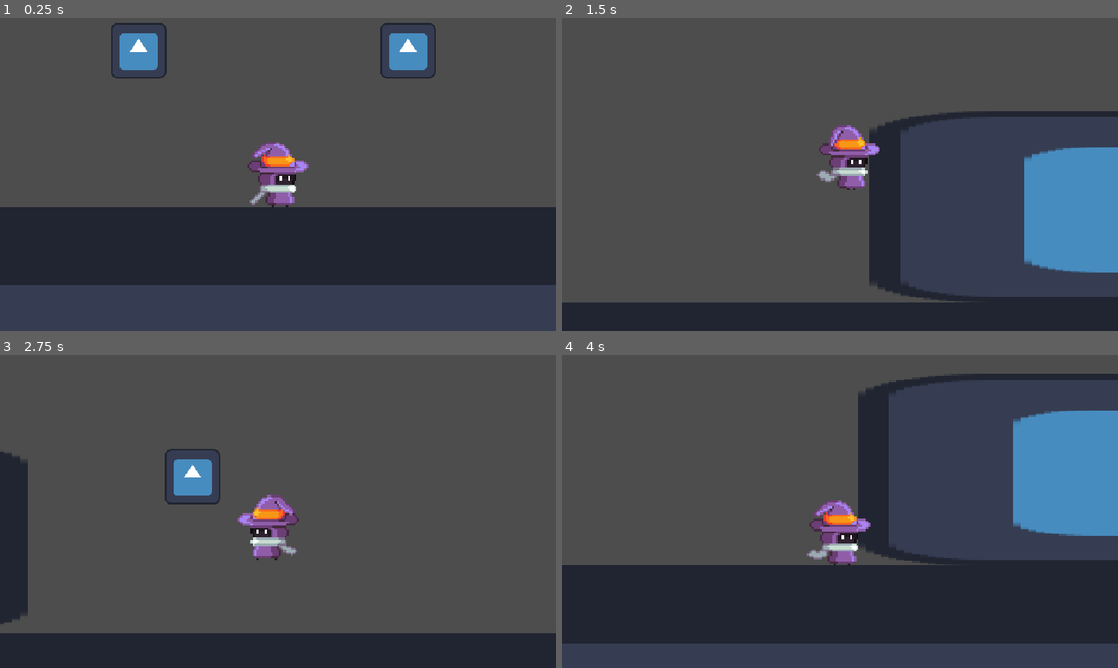
Above: before the commit, frames 1-4 (two rows, left to right).
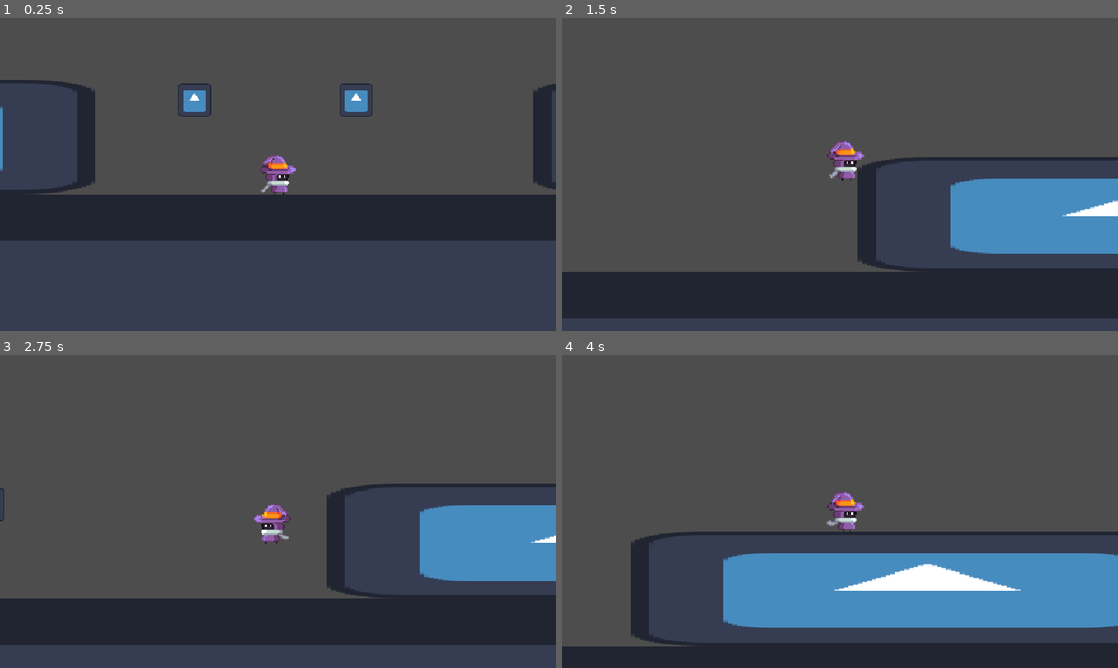
Above: after the commit, the same moments.

Repository: Zave00/wizard-platformer
Game: Godot game, scene res://Scenes/Levels/world.tscn
Same seed, same stepped clock (60 frames per second), same inputs: the game is played once before the commit and once after it. The engine's default icon, where the game draws it, is replaced by a stand-in: a white triangle on a blue panel in a dark square.
Inputs (mouse positions are in pixels of both pictures, inside the frame that each line leads up to):
- Up to frame 1 (0.25 s): no input
- Up to frame 2 (1.5 s): tap Enter at 0.5 s; move the mouse to (962, 158) at 0.52 s; hold D (right) from 0.53 s (still down); tap Shift (dash) at 0.6 s; click (962, 158) at 0.67 s; tap Space (jump) at 0.77, 0.8, 1.07, 1.35 s; move the mouse to (728, 190) at 1.27 s
- Up to frame 3 (2.75 s): tap Space (jump) at 1.52, 1.82, 2.3 s; tap Shift (dash) at 1.55, 2.1 s; move the mouse to (333, 442) at 2.02 s; release D (right) at 2.03 s; hold A (left) from 2.03 s (still down)
- Up to frame 4 (4 s): move the mouse to (812, 574) at 2.77 s; release A (left) at 2.78 s; hold D (right) from 2.78 s (still down); tap Alt at 2.85 s; click (812, 574) at 2.92 s; tap Space (jump) at 3.02, 3.32, 3.77, 3.8 s; tap Shift (dash) at 3.05, 3.6 s; move the mouse to (1006, 558) at 3.52 s

The runs differ from the first frame. In frame 1, 25% of the frame differs, in the area x 0-100%, y 1-86%; in frame 2, 24%; in frame 3, 30%; in frame 4, 48%, in the area x 0-100%, y 6-100%.

Commit message:
Fixes buggy jump animation
Jump animation wouldn't play due to it never being reached in the queue.

Diff:
--- a/Scenes/Entities/player.gd
+++ b/Scenes/Entities/player.gd
@@ -1,11 +1,12 @@
 extends CharacterBody2D
 
 @export var jump_force: int = 200
-@export var gravity: int = 750
-@export var move_speed: int = 100
-@export var dashing_speed: int = 400
+@export var gravity: int = 600
+@export var move_speed: int = 50
+@export var dashing_speed: int = 200
 
 var has_air_step: bool = false
+var is_air_stepping: bool = false
 var jump_count: int = 0
 var direction: Vector2
 var has_combustion: bool = false
@@ -16,6 +17,8 @@
 
 func _ready() -> void:
 	$DashLength.timeout.connect(stop_dash)
+	$DoubleJumpTime.timeout.connect(stop_air_step)
+
 
 func apply_gravity(delta: float) -> void:
 	velocity.y += gravity * delta
@@ -30,10 +33,14 @@
 					velocity.y -= jump_force
 					jump_count = 1
 				else:
+					is_air_stepping = true
+					$DoubleJumpTime.start()
 					velocity.y = 0
 					velocity.y -= jump_force
 					jump_count = 2
 			elif jump_count == 1:
+				is_air_stepping = true
+				$DoubleJumpTime.start()
 				velocity.y = 0
 				velocity.y -= jump_force
 				jump_count = 2
@@ -60,18 +67,18 @@
 			$Animations.play("walk")
 		else:
 			$Animations.play("idle")
-	elif velocity.y < 0:
-		$Animations.queue("jump")
+	elif velocity.y < 0  and not is_dashing and not is_air_stepping:
+		$Animations.play("jump")
 		$Animations.queue("in air (up)")
-	elif velocity.y > 0:
+	elif velocity.y > 0 and not is_dashing and not is_air_stepping:
 		$Animations.play("fall start")
 		$Animations.queue("falling")
 
+	if is_air_stepping:
+		$Animations.play("air step")
 	if is_dashing:
 		$Animations.play("combustion")
-	if not is_on_floor() and has_air_step:
-		if Input.is_action_just_pressed("jump"):
-			$Animations.play("air step")
+
 
 
 func _physics_process(delta: float) -> void:
@@ -102,3 +109,6 @@
 func stop_dash() -> void:
 	is_dashing = false
 	has_dashed = true
+
+func stop_air_step() -> void:
+	is_air_stepping = false
--- a/Scenes/Entities/player.tscn
+++ b/Scenes/Entities/player.tscn
@@ -23,16 +23,15 @@
 
 [sub_resource type="Animation" id="Animation_bbr4a"]
 resource_name = "air step"
-length = 0.8
-loop_mode = 1
-tracks/0/type = "value"
-tracks/0/imported = false
-tracks/0/enabled = true
-tracks/0/path = NodePath("Sprite:frame")
-tracks/0/interp = 1
-tracks/0/loop_wrap = true
-tracks/0/keys = {
-"times": PackedFloat32Array(0, 0.2, 0.4, 0.6),
+length = 0.3
+tracks/0/type = "value"
+tracks/0/imported = false
+tracks/0/enabled = true
+tracks/0/path = NodePath("Sprite:frame")
+tracks/0/interp = 1
+tracks/0/loop_wrap = true
+tracks/0/keys = {
+"times": PackedFloat32Array(0, 0.075, 0.15, 0.225),
 "transitions": PackedFloat32Array(1, 1, 1, 1),
 "update": 1,
 "values": [78, 79, 80, 81]
@@ -171,10 +170,7 @@
 [node name="Player" type="CharacterBody2D" unique_id=616650692]
 collision_mask = 14
 script = ExtResource("1_nqm6o")
-jump_force = 150
-gravity = 600
-move_speed = 50
-dashing_speed = 200
+gravity = 750
 
 [node name="CollisionShape2D" type="CollisionShape2D" parent="." unique_id=1398483834]
 position = Vector2(-2.9802322e-08, 0.7)
@@ -197,6 +193,10 @@
 wait_time = 0.4
 one_shot = true
 
+[node name="DoubleJumpTime" type="Timer" parent="." unique_id=609527403]
+wait_time = 0.3
+one_shot = true
+
 [node name="Animations" type="AnimationPlayer" parent="." unique_id=268039149]
 libraries/ = SubResource("AnimationLibrary_chgf7")
 autoplay = &"idle"
--- a/Scenes/Levels/world.tscn
+++ b/Scenes/Levels/world.tscn
@@ -33,7 +33,7 @@
 position = Vector2(394, -6)
 
 [node name="Camera2D" type="Camera2D" parent="Player" unique_id=637406272]
-zoom = Vector2(10, 10)
+zoom = Vector2(6, 6)
 process_callback = 0
 position_smoothing_enabled = true
 position_smoothing_speed = 15.0
